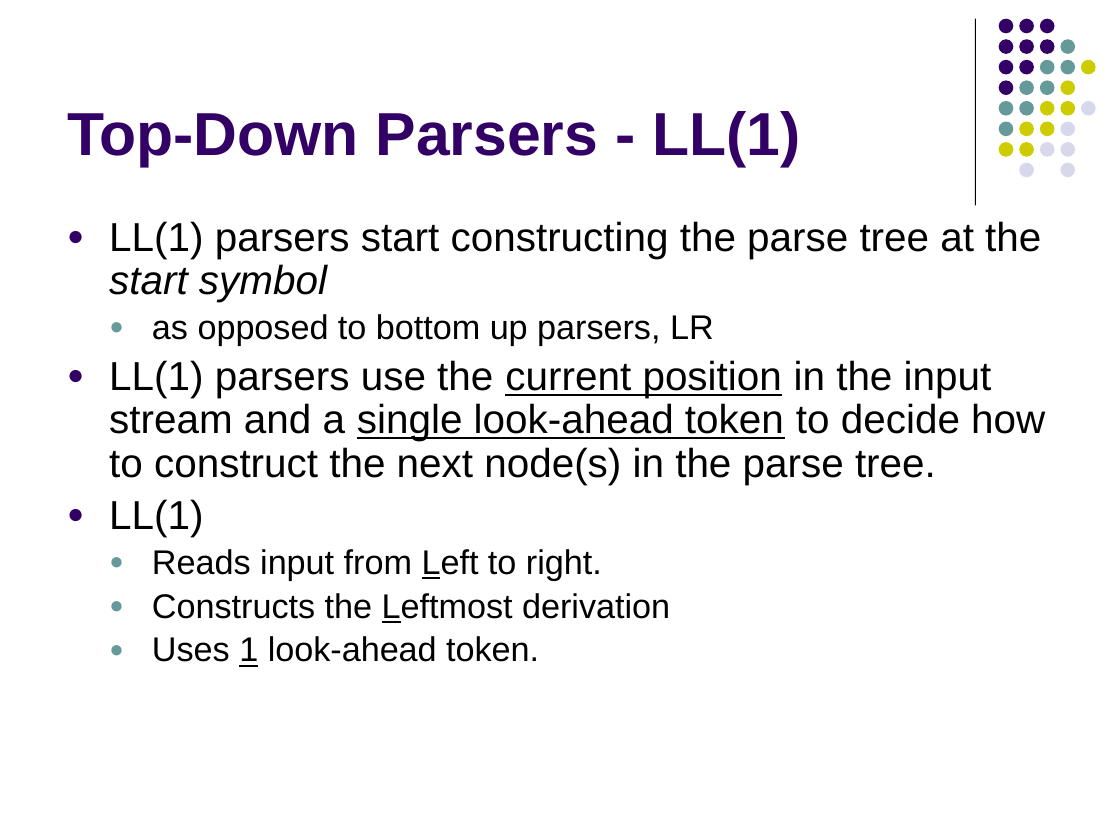
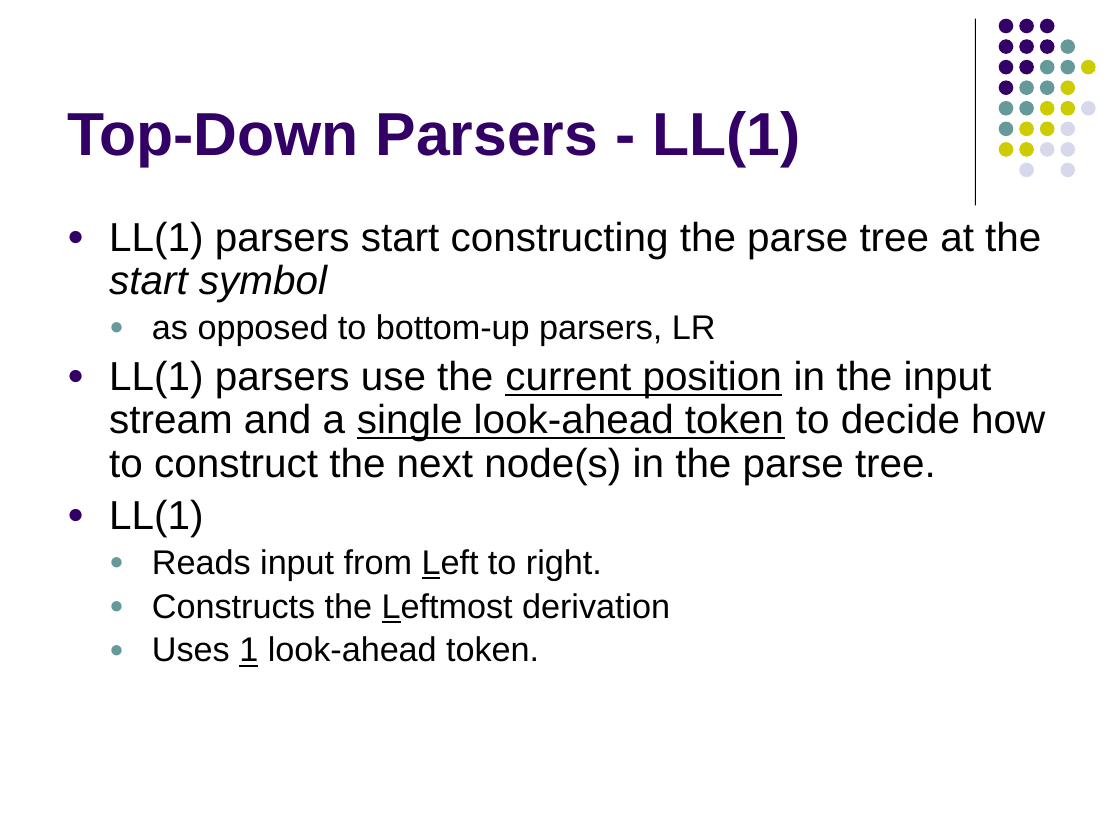
Before and after one commit to lutzhamel/CSC402, a slide deck: slide 12 of notes/csc402-ln002.pptx (slide 10 before the commit). Drawn at 1120x840 pixels with LibreOffice and Linux fonts; fonts in the diff are those of the drawing. Boxes give left, top, right and bottom in pixels: in the first picture for what was removed or moved away, otherwise in the second. Text is boxed around its words. In the diff, an @@ line names an element or a change of style, - is before the commit and + after.

```diff
--- a/notes/csc402-ln002.pptx
+++ b/notes/csc402-ln002.pptx
@@ text at [152, 314, 716, 346]: text changed @@
-  ● as opposed to bottom up parsers, LR
+  ● as opposed to bottom-up parsers, LR
```
Also in this commit, not shown: 14 other slides changed, 6 slides added, 5 slides removed, 4 other files.
